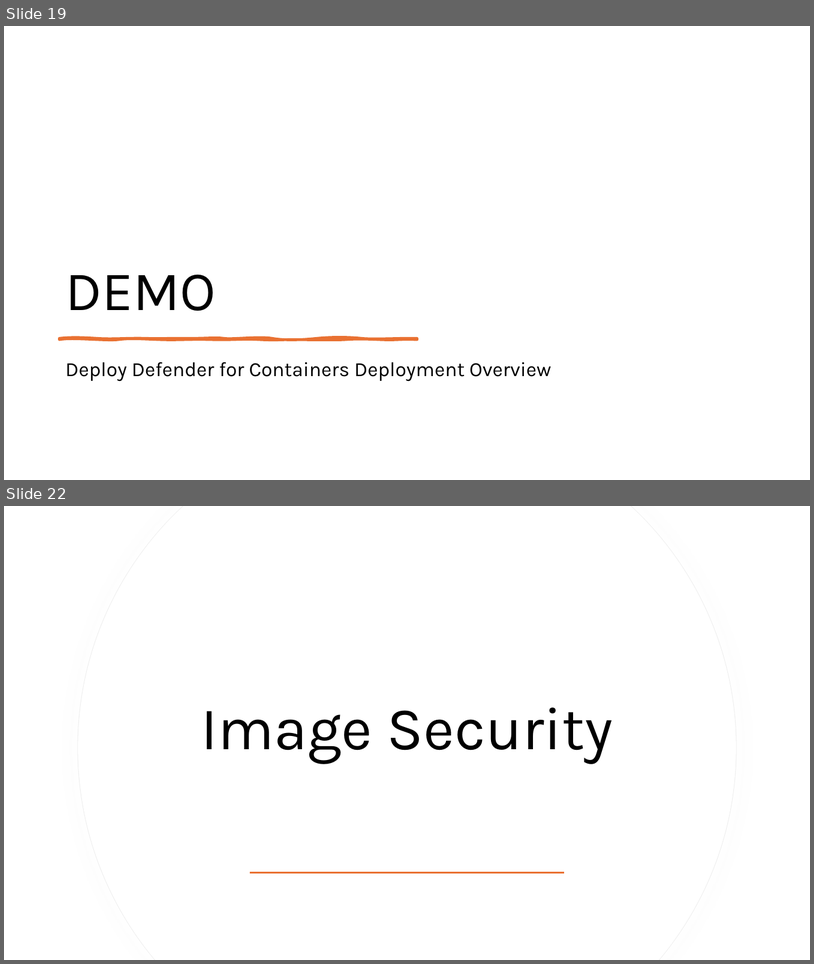
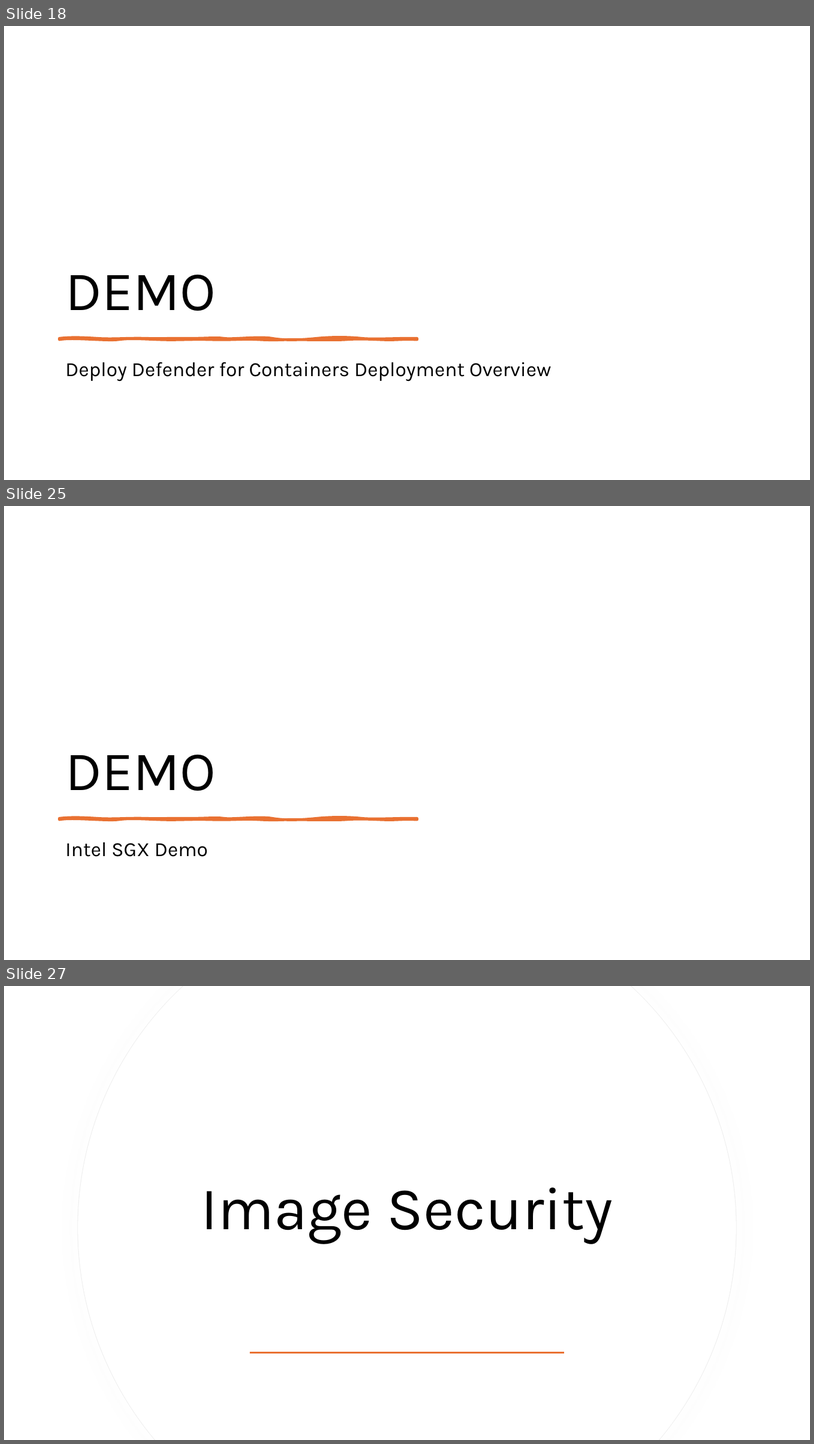
Before and after one commit to fhbilgen/AKSDeepDive, a slide deck: AKS_DD_Security.pptx. Shown one above the other, each under a label of ours: slides 19 and 22 before the commit, slides 18, 25 and 27 after it; the slides between them are not shown. The pictures are 814x964 and 814x1444 pixels, drawn with LibreOffice and Linux fonts; fonts in the diff are those of the drawing. Boxes give left, top, right and bottom in pixels: in the first picture for what was removed or moved away, otherwise in the second. Text is boxed around its words. In the diff, an @@ line names an element or a change of style, - is before the commit and + after.

```diff
--- a/AKS_DD_Security.pptx
+++ b/AKS_DD_Security.pptx
@@ slide 25 added at <box>4,506,810,960</box>, background #FFFFFF @@
@@ title added at <box>65,754,216,790</box>, 66 pt, text #000000 @@
+DEMO
@@ freeform shape added at <box>60,818,418,819</box>, fill #E97132, outline #E97132 3.25 pt @@
@@ text added at <box>65,842,208,856</box>, 24 pt, text #000000 @@
+Intel SGX Demo
@@ what was slide 19 is now slide 18 @@
@@ what was slide 22 is now slide 27 @@
```
Also in this commit, not shown: 2 slides changed, 13 other slides added, 3 slides removed, 11 other files.
